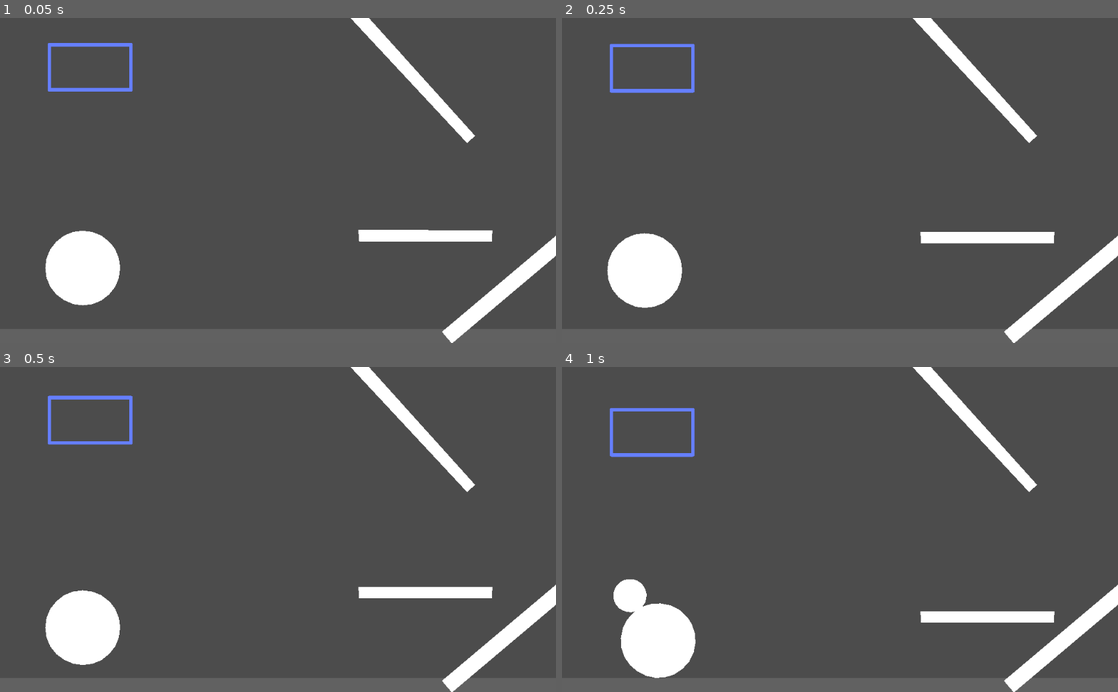
Above: before the commit, frames 1-4 (two rows, left to right).
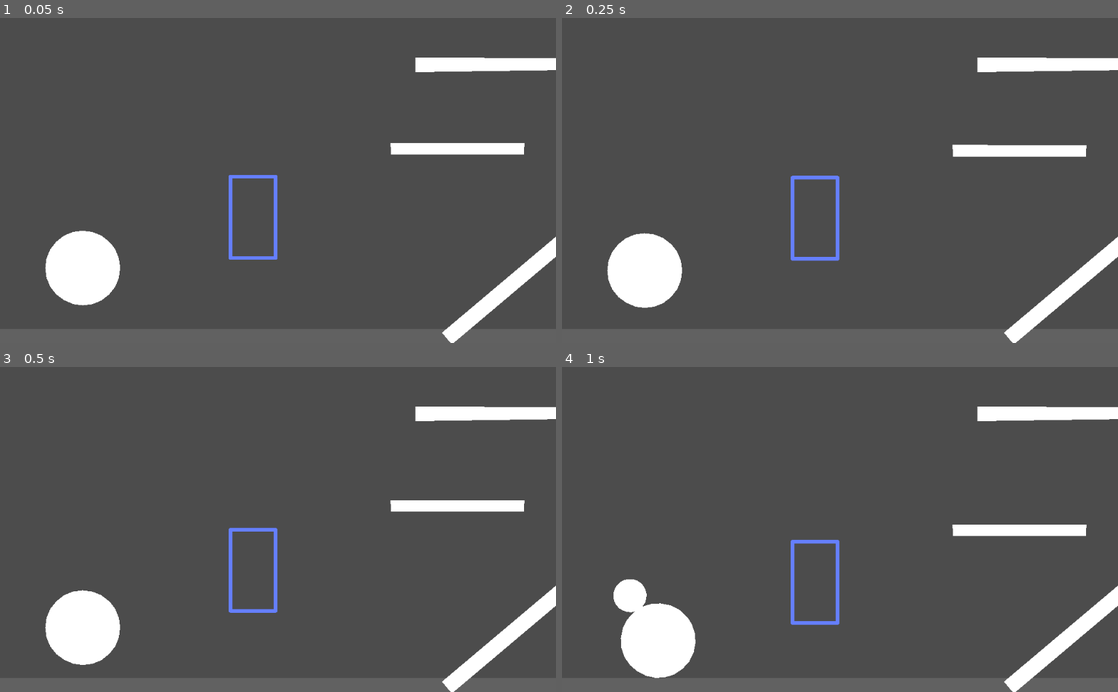
Above: after the commit, the same moments.

Repository: bustedwallstudios/Softbody
Game: Godot game, scene res://2dWorld.tscn
Same seed, same stepped clock (60 frames per second), same inputs: the game is played once before the commit and once after it.
Inputs (mouse positions are in pixels of both pictures, inside the frame that each line leads up to):
- Up to frame 1 (0.05 s): no input
- Up to frame 2 (0.25 s): no input
- Up to frame 3 (0.5 s): no input
- Up to frame 4 (1 s): tap Enter (ui_accept) at 0.5, 0.77 s; move the mouse to (645, 630) at 0.52 s; hold Right (ui_right) from 0.53 s (still down)

The runs differ from the first frame. In frame 1, 5.3% of the frame differs, in the area x 8-100%, y 0-100%; in frame 2, 5.3%; in frame 3, 5.3%; in frame 4, 5.3%.

Commit message:
Added plasticity with max value at 0.1. This appears to be the best ratio between stable and impactful. Also slightly changed some other stuff in the code of the squishy body.

Diff:
--- a/2dWorld.tscn
+++ b/2dWorld.tscn
@@ -49,7 +49,7 @@
 polygon = PoolVector2Array( -5.95, -0.225, 5.95, -0.225, 5.95, 1.075, -5.95, 1.075 )
 
 [node name="RotatingBeam" type="StaticBody2D" parent="World"]
-position = Vector2( 1418, 156 )
+position = Vector2( 1418, 161 )
 rotation = -3.84321
 scale = Vector2( 1, 5 )
 __meta__ = {
@@ -64,8 +64,7 @@
 polygon = PoolVector2Array( -546, 3.99805, -546, -13.002, 659, -12.9976, 659, 4.00244 )
 
 [node name="RotatingBeam2" type="StaticBody2D" parent="World"]
-position = Vector2( 604, -987 )
-rotation = 0.836013
+position = Vector2( 1308, -906 )
 scale = Vector2( 1.016, 3.251 )
 script = ExtResource( 4 )
 __meta__ = {
@@ -102,7 +101,7 @@
 polygon = PoolVector2Array( -27.2157, -0.289926, 32.9624, -0.241419, 32.9287, 0.677203, -27.2257, 0.947976 )
 
 [node name="Beam" type="RigidBody2D" parent="World"]
-position = Vector2( 778, 14 )
+position = Vector2( 955, -467 )
 mass = 20.0
 gravity_scale = 3.72
 can_sleep = false
@@ -168,10 +167,7 @@
 polygon = PoolVector2Array( -4.45, 1.625, -4.6, 0.425001, -4.45, -0.775, -4, -1.875, -3.25, -2.825, -2.3, -3.575, -1.2, …(247 unchanged characters)…
 
 [node name="SquishyBody" parent="." instance=ExtResource( 1 )]
-position = Vector2( -817, -1024 )
-rotation = 1.5708
-pointRadius = 23.0
-stiffness = 0.73
+position = Vector2( -267, -293 )
 showLines = false
 
 [connection signal="input_event" from="World/Ball" to="World/Ball" method="inputEvent"]
--- a/Objects/Spring.gd
+++ b/Objects/Spring.gd
@@ -16,20 +16,26 @@
 var stiffness:float
 var dampingFactor:float # We multiply the velocity by this each frame, to prevent it from flying off to infinity
 
-var springName = "unknown" # We'll set this to something later on to identify which spring it is
+# The deformity of the springs. The higher this value is, the less the spring will spring back, and
+# the more it will permanently conform to the forces applied.
+# Set by the squishybody itself.
+var plasticity:float = 0
 
 # This is determined during the creation by the body, it's just how long the
 # spring would be if there were no external forces acting upon it
 var restLength:float
 
+# How much force will be applied to the points, based on the stiffness, distance apart, etc
+var hookesForceProduced:float
+
+# The current length of this spring (the distance between the two points that it connects)
+var currentLength
+
 # If this is true, we won't show the line
 var hideLine:bool
 
-# How much force will be applied to the points, based on the stiffness, distance apart, etc
-var hookesForceProduced:float
-
-# The current length of this spring (the distance between the two points that it connects)
-var currentLength
+# We'll set this to something later on to identify which spring it is
+var springName = "unknown"
 
 # If this is true, it will add on an extra calculation: pressure force.
 # This is set to true in the SquishyBall code only, and will take the pressure
@@ -49,54 +55,65 @@
 
 # warning-ignore:unused_argument
 func _physics_process(delta):
-	if doneSetup:
-		if not hasConvertedStupidNodePaths: # check line 3
-			convertStupidNodePaths()
-			hasConvertedStupidNodePaths = true
-
-		# Set the global variable for the distance between point A and B
-		# This is used in hookesLawToFindForce() and findPressureForce()
-		currentLength = (PointB.global_position - PointA.global_position).length()
-
-		var springForce:float  = hookesLawToFindForce()
-		var dampingForce:float = findDampingForce()
-
-		var totalForce:float = springForce + dampingForce
-
-		# Get the force vectors to apply to each point
-		# They are just opposites, so we can calculate it once and then set the
-		# force on the other point to the inverse of the force on the first one.
-		var forceOnPointA = aimForceToOtherPoint(totalForce, PointA.global_position, PointB.global_position)
-		var forceOnPointB = -forceOnPointA
-
-		# If this is a ball body, instead of a mesh-like square one, we'll do the calculations
-		# to figure out the pressure-based forces.
-		if false:
-			# The AMOUNT of pressure that we will apply to the points
-			var pressureForce:float = findPressureForce() * pressureFactor
-
-			# The direction we are to apply the force in is perpendicular to the spring,
-			# pointing outwards. This will push them both away from the center of the ball,
-			# forcing it to keep its shape.
-			# This should be normalized, so that we can multiply it by the pressureForceOnX
-			# variables to get it to point in the right direction AND have the right magnitude,
-			# and we ensure that it is of length 1 by passing in 1 to the function.
-			var forceDirection:Vector2 = aimForceToOtherPoint(1, PointA.global_position, PointB.global_position).rotated(PI/2)
-
-			# Add the pressure force vector to the force that we will ultimately apply to
-			# each point.
-			forceOnPointA += (forceDirection * pressureForce)
-			forceOnPointB += (forceDirection * pressureForce)
-
-		# Set the spring force applied to each point to the force we calculated
-		# This will be set by all the springs affecting the point, and THEN
-		# integrated into the point itself
-		PointA.totalSpringForce += forceOnPointA
-		PointB.totalSpringForce += forceOnPointB
-
-		# If we are showing the lines, update them
-		if not hideLine:
-			updateLine()
+	# If we aren't done setting up the variables and stuff in _ready, we won't
+	# do any of the physics.
+	if !doneSetup:
+		return
+
+	if not hasConvertedStupidNodePaths: # check line 3
+		convertStupidNodePaths()
+		hasConvertedStupidNodePaths = true
+
+	# Set the global variable for the distance between point A and B
+	# This is used in hookesLawToFindForce() and findPressureForce()
+	currentLength = (PointB.global_position - PointA.global_position).length()
+
+	var springForce:float  = hookesLawToFindForce()
+	var dampingForce:float = findDampingForce()
+
+	var totalForce:float = springForce + dampingForce
+
+	# Get the force vectors to apply to each point
+	# They are just opposites, so we can calculate it once and then set the
+	# force on the other point to the inverse of the force on the first one.
+	var forceOnPointA = aimForceToOtherPoint(totalForce, PointA.global_position, PointB.global_position)
+	var forceOnPointB = -forceOnPointA
+
+	# If this is a ball body, instead of a mesh-like square one, we'll do the calculations
+	# to figure out the pressure-based forces.
+	if false:
+		# The AMOUNT of pressure that we will apply to the points
+		var pressureForce:float = findPressureForce() * pressureFactor
+
+		# The direction we are to apply the force in is perpendicular to the spring,
+		# pointing outwards. This will push them both away from the center of the ball,
+		# forcing it to keep its shape.
+		# This should be normalized, so that we can multiply it by the pressureForceOnX
+		# variables to get it to point in the right direction AND have the right magnitude,
+		# and we ensure that it is of length 1 by passing in 1 to the function.
+		var forceDirection:Vector2 = aimForceToOtherPoint(1, PointA.global_position, PointB.global_position).rotated(PI/2)
+
+		# Add the pressure force vector to the force that we will ultimately apply to
+		# each point.
+		forceOnPointA += (forceDirection * pressureForce)
+		forceOnPointB += (forceDirection * pressureForce)
+
+	# Set the spring force applied to each point to the force we calculated
+	# This will be set by all the springs affecting the point, and THEN
+	# integrated into the point itself
+	PointA.totalSpringForce += forceOnPointA
+	PointB.totalSpringForce += forceOnPointB
+
+	# If the springs are plastic, it will deform slightly to the amount it has been
+	# squished.
+	# We only bother doing the math if it is at least a little bit plastic. The
+	# result of the calculation will always be 0 if the plasticity is 0.
+	if plasticity > 0:
+		self.restLength += applyPlasticity()
+
+	# If we are showing the lines, update them
+	if not hideLine:
+		updateLine()
 
 # Takes the amount of force as an argument and aims it towards
 # the points, from each other. This results in the points receiving
@@ -136,6 +153,32 @@
 
 	return hookesForceProduced
 
+# Returns the new length of the spring after we do plasticity.
+# The more plastic the shape is, the more it will permanently deform to any forces
+# that occur to it.
+func applyPlasticity() -> float:
+	# The difference between it's current and desired lengths.
+	var currentDeformity:float = currentLength - restLength
+
+	# The amount of deformity currently scaled to the amount of plasticity.
+	# 1 plasticity will result in the new length of the spring being
+	# the length it has been squished to.
+	# Keep in mind that it can be stretched, and result in the spring becoming
+	# longer than it should be.
+	var deformAmount:float
+
+	# If it wasn't going to deform much, don't deform it at all.
+	# This prevents it from being constantly squished from gravity, and
+	# only really lets it be squished by heavy objects or falling.
+	if abs(currentDeformity) < 10:
+		deformAmount = 0
+
+	# However, if it was going to deform a significant amount, deform.
+	else:
+		deformAmount = currentDeformity * plasticity
+
+	return deformAmount
+
 # Calculates the force applied to the points in the opposite
 # direction from the spring's force, to prevent the shape
 # from perpetually bouncing in place.
@@ -156,24 +199,6 @@
 
 	return dotProduct * dampingFactor
 
-func findPressureDamping(point) -> float:
-	# The vector pointing backwards relative to the direction the
-	# point is moving in with length 1
-	var normalizedDirection = point.linear_velocity.normalized().rotated(-PI)
-
-	# Just the difference in linear velocity between the point's speed and 0
-	var speed = point.linear_velocity
-
-	# The dot product of the two vectors; if this is positive it will move the
-	# points closer together, otherwise it will move them apart
-	var dotProduct = normalizedDirection.dot(speed)
-
-	# It's WAY too big normally, so we shrink it to a reasonable amount.
-	# (50 is completely arbitrary)
-	dotProduct /= 50
-
-	return dotProduct * dampingFactor
-
 func findPressureForce() -> float:
 	# Get the pressure from the squishyball
 	var pressure:float = PointA.get_parent().p
--- a/Objects/SquishyBody.gd
+++ b/Objects/SquishyBody.gd
@@ -24,6 +24,11 @@
 # so I have removed the ability to control that from the node.
 export (float, 0, 15) var stiffness = 8
 var dampingFactor
+
+# If plasticity is 1, it will competely deform to any squishing that happens, and
+# stay there without reforming.
+# The lower it is, the less it will conform, and the more it will bounce back.
+export (float, 0, 0.1) var plasticity = 0
 
 export (float) var mass = 1
 
@@ -130,9 +135,10 @@
 	spring.PointB = bodyPoints[targetY][targetX]
 
 	# Set the physical properties of the spring
-	spring.restLength    = length
-	spring.stiffness     = self.stiffness
-	spring.dampingFactor = self.dampingFactor
+	spring.restLength     = length
+	spring.stiffness      = stiffness
+	spring.dampingFactor  = dampingFactor
+	spring.plasticity     = plasticity
 
 	spring.springName = springName + "("+str(x)+","+str(y)+")" # Will look like "dd(3,6)".
 
